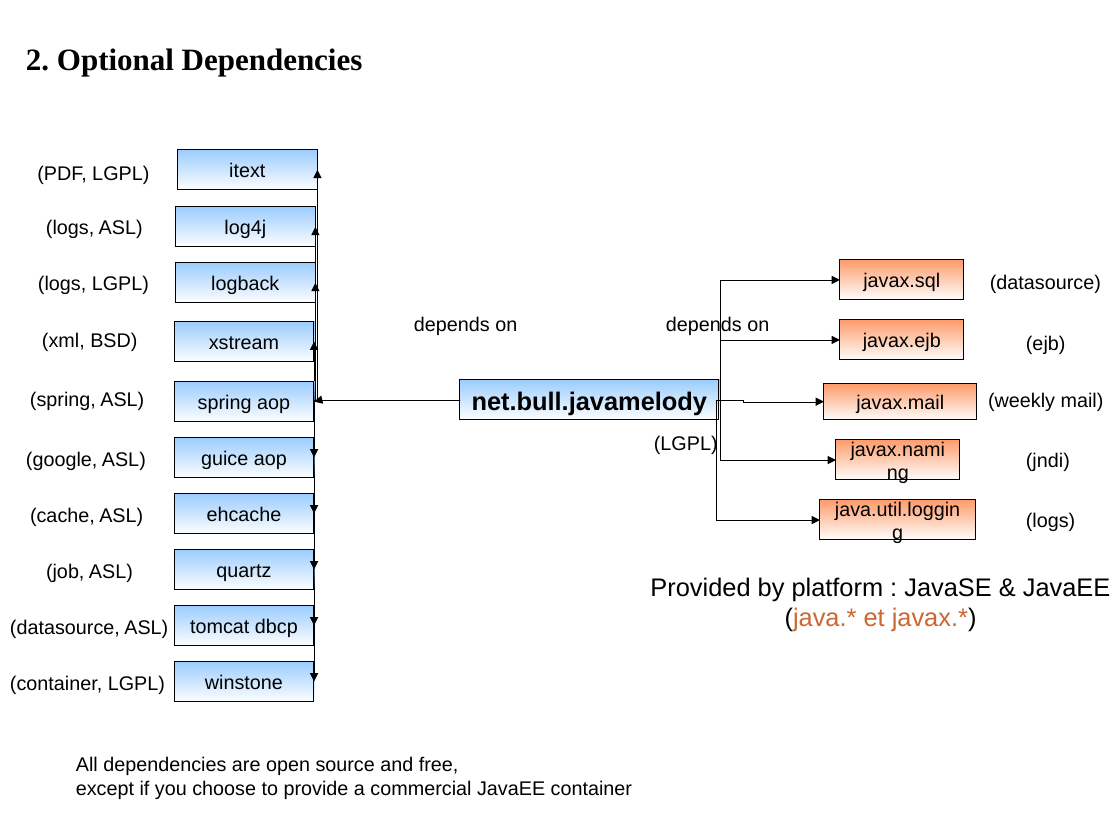
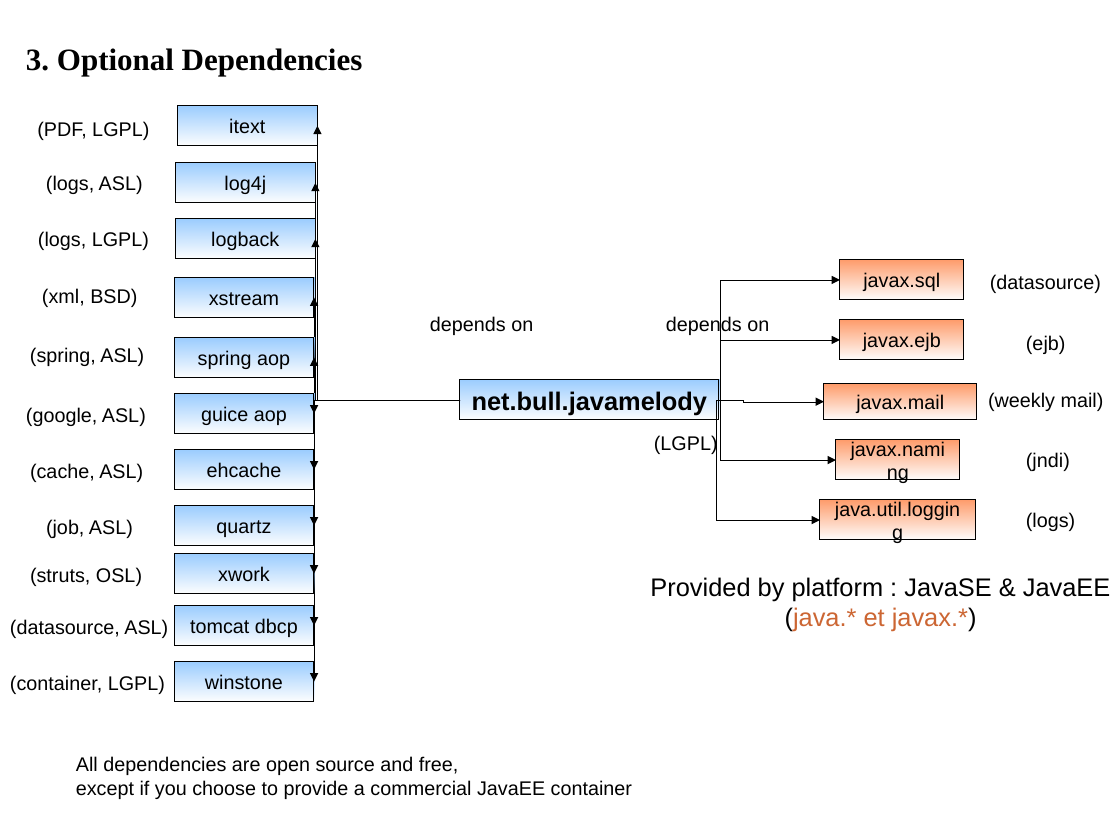
Before and after one commit to saschagrebe/javamelody, a slide deck: slide 3 of javamelody-core/src/site/resources/Map.odp. Drawn at 1120x840 pixels with LibreOffice and Linux fonts; fonts in the diff are those of the drawing. Boxes give left, top, right and bottom in pixels: in the first picture for what was removed or moved away, otherwise in the second. Text is boxed around its words. In the diff, an @@ line names an element or a change of style, - is before the commit and + after.

Commit message:
doc struts

```diff
--- a/javamelody-core/src/site/resources/Map.odp
+++ b/javamelody-core/src/site/resources/Map.odp
@@ text at (26,48,363,76): text changed @@
-2. Optional Dependencies
+3. Optional Dependencies
@@ elbow arrow moved from (460, 400) - (317, 170) to (460, 400) - (317, 126) @@
@@ elbow arrow moved from (460, 400) - (315, 227) to (460, 400) - (315, 183) @@
@@ 8 rectangles, 8 texts: place and size @@
-8 rectangles, 8 texts at (26,150,318,589)
+8 rectangles, 8 texts at (26,106,318,546)
@@ elbow arrow moved from (460, 400) - (315, 283) to (460, 400) - (315, 239) @@
@@ elbow arrow moved from (460, 400) - (314, 341) to (460, 400) - (314, 298) @@
@@ text "depends on": place and size @@
-text "depends on" at (414,316,517,335)
+text "depends on" at (430,316,533,335)
@@ elbow arrow moved from (460, 400) - (314, 401) to (460, 400) - (314, 358) @@
@@ elbow arrow moved from (460, 400) - (314, 570) to (460, 400) - (314, 525) @@
@@ elbow arrow moved from (460, 400) - (314, 513) to (460, 400) - (314, 470) @@
@@ elbow arrow moved from (460, 400) - (314, 457) to (460, 400) - (314, 414) @@
@@ elbow arrow added from (460, 400) to (314, 574), #000000 0 pt @@
@@ text added at (30,567,142,586), 14 pt, text #000000 @@
+(struts, OSL)
@@ rectangle added at (174,554,314,594), fill gradient #99CCFF, outline #000000 0 pt, 14 pt, text #000000 @@
+xwork
```
Also in this commit, not shown: 3 other slides changed.
